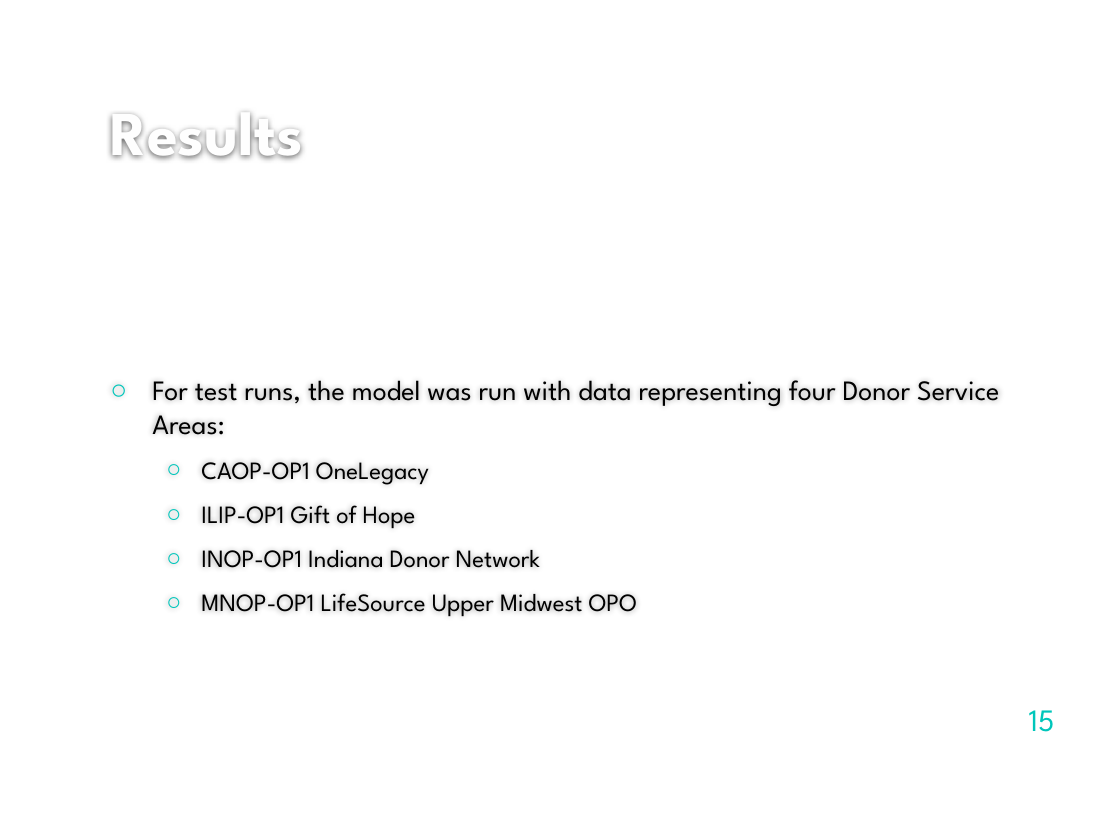
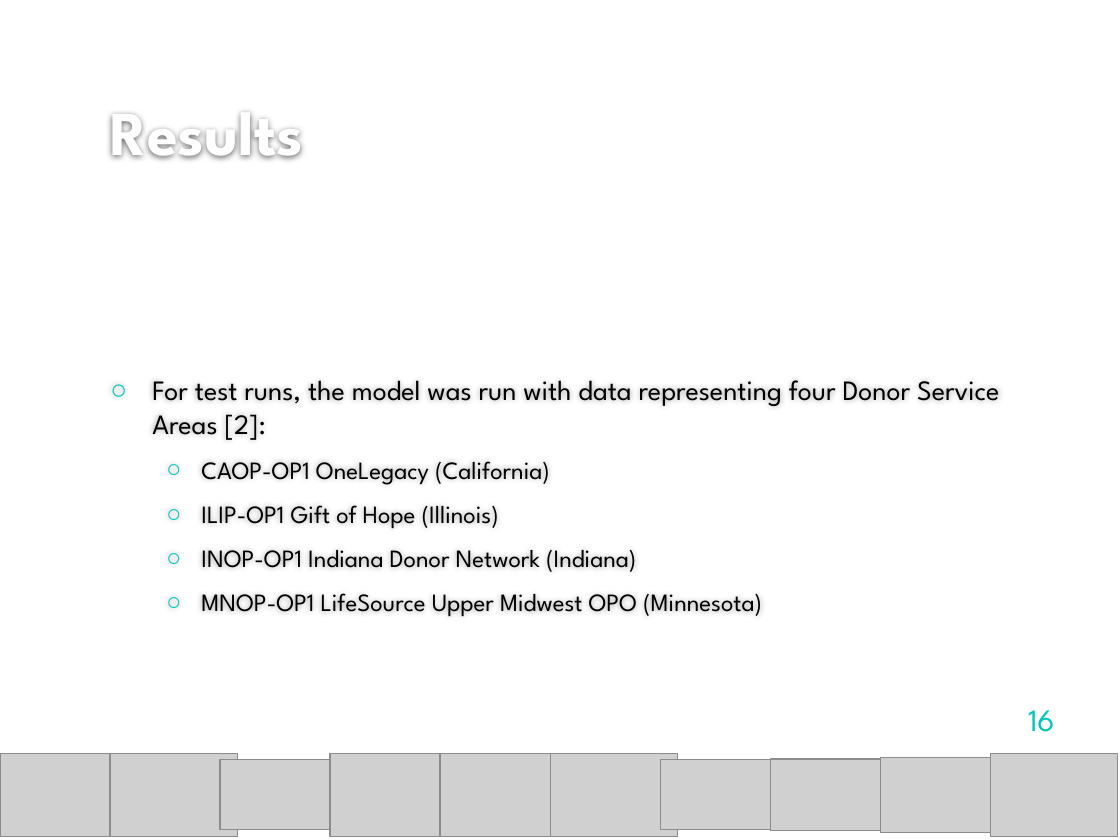
Before and after one commit to ceharvs/waitinglist, a slide deck: slide 16 of Harvey_Presentation.pptx (slide 15 before the commit). Drawn at 1120x840 pixels with LibreOffice and Linux fonts; fonts in the diff are those of the drawing; grey boxes stand for pictures; background and template pictures are left out. Boxes give left, top, right and bottom in pixels: in the first picture for what was removed or moved away, otherwise in the second. Text is boxed around its words. In the diff, an @@ line names an element or a change of style, - is before the commit and + after.

```diff
--- a/Harvey_Presentation.pptx
+++ b/Harvey_Presentation.pptx
@@ text at [152,380,999,617]: text changed @@
-○ For test runs, the model was run with data representing four Donor Service Areas:
-  ○ CAOP-OP1 OneLegacy
-  ○ ILIP-OP1 Gift of Hope
-  ○ INOP-OP1 Indiana Donor Network
-  ○ MNOP-OP1 LifeSource Upper Midwest OPO
+○ For test runs, the model was run with data representing four Donor Service Areas [2]:
+  ○ CAOP-OP1 OneLegacy (California)
+  ○ ILIP-OP1 Gift of Hope (Illinois)
+  ○ INOP-OP1 Indiana Donor Network (Indiana)
+  ○ MNOP-OP1 LifeSource Upper Midwest OPO (Minnesota)
@@ page number at [1028,710,1055,732]: text changed @@
-15
+16
@@ group added at [0,754,1118,837]: 10 pictures @@
```
Also in this commit, not shown: 4 other slides changed, 1 slide added, 1 other file.
